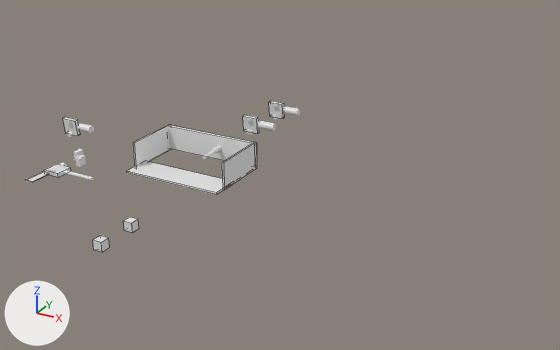
Renders of the Blender file Nozzle.blend from each side of a commit.
The view is the same before and after, from a 50 mm lens placed at (88.6, -130.1, 68.4), pointed at (15.6, 2.6, 2.1). Lighting does not change. The marker at lower left points along +X, +Y and +Z. Mesh edges are drawn as thin lines on the coarser meshes.
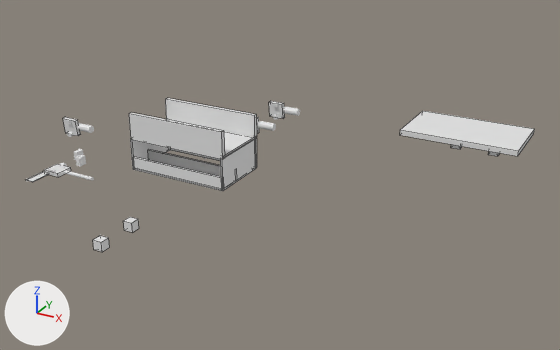
Commit message: Completed nozzle part 1

Where the newer file only moved an object's origin or applied its transform, the numbers keep the older frame.

Patch to the scene script:
```diff
--- a/Nozzle.blend.py
+++ b/Nozzle.blend.py
@@ mat_material_014 @@
+mat_material_014 = principled_material('Material.014')
+mat_material_014.base_color = (0.8, 0.8, 0.8)  # white #e7e7e7
+mat_material_014.roughness = 0.4
@@ mat_material_012 @@
+mat_material_012 = principled_material('Material.012')
+mat_material_012.base_color = (0.8, 0.8, 0.8)  # white #e7e7e7
+mat_material_012.roughness = 0.4
@@ mat_material_010 @@
+mat_material_010 = principled_material('Material.010')
+mat_material_010.base_color = (0.8, 0.8, 0.8)  # white #e7e7e7
+mat_material_010.roughness = 0.4
@@ mat_material_004 @@
+mat_material_004 = principled_material('Material.004')
+mat_material_004.base_color = (0.8, 0.8, 0.8)  # white #e7e7e7
+mat_material_004.roughness = 0.4
@@ me_cube @@
 me_cube.from_pydata(...)  # 8 vertices, 6 faces; spans x -1.0..1.0, y -1.0..1.0, z -1.0..1.0
 # used by ob_cube; location = (-6.1, -3.9, -0.4); scale = (11.9, 3.41, 0.22)
+# me_cube part 1: the whole mesh is scaled about its middle by (1, 0.844, 1), then moved by (0.0, 0.54, -0.59)
 me_cube.materials.append(mat_material)
@@ me_cube_002 @@
 me_cube_002.from_pydata(...)  # 8 vertices, 6 faces; spans x -1.52..0.48, y -1.0..1.0, z -1.0..1.0
 # used by ob_cube_002; location = (-17.8, 6.0, 2.4); rotation_euler = (1.571, 0.0, 1.571), in degrees (90, 0, 90); scale = (6.81, 3.13, 0.22)
+# me_cube_002 part 2: the whole mesh is scaled about its middle by (1, 1.19, 1), then moved by (-0.08, 0.19, -0.6)
 me_cube_002.materials.append(mat_material_002)
@@ me_cube_039 @@
+me_cube_039.from_pydata(...)  # a box spanning x -1.0..1.0, y -1.0..-0.61, z -1.0..1.0
+me_cube_039.materials.append(mat_material_014)  # white #e7e7e7
@@ me_cube_034 @@
+me_cube_034.from_pydata(...)  # a box spanning x -1.0..1.0, y -1.0..-0.61, z -1.0..1.0
+me_cube_034.materials.append(mat_material_012)  # white #e7e7e7
@@ me_cube_032 @@
+me_cube_032.from_pydata(...)  # a box spanning x -1.0..1.0, y -1.0..-0.61, z -1.0..1.0
+me_cube_032.materials.append(mat_material_010)  # white #e7e7e7
@@ me_cube_025 @@
+me_cube_025.from_pydata(...)  # a box spanning x -1.0..1.0, y -1.0..-0.61, z -1.0..1.0
+me_cube_025.materials.append(mat_material_004)  # white #e7e7e7
@@ ob_cube_001 @@
 ob_cube_001 = bpy.data.objects.new('Cube.001', me_cube_001)
-ob_cube_001.location = (-6.1, 10.9, 2.6)
-ob_cube_001.scale = (12.0, 2.59, 2.82)
+ob_cube_001.location = (-6.1, 10.9, 3.0)
+ob_cube_001.scale = (12.0, 2.59, 3.57)
@@ ob_cube_033 @@
+ob_cube_033 = bpy.data.objects.new('Cube.033', me_cube_039)
+ob_cube_033.location = (-6.1, -2.2, 9.4)
+ob_cube_033.scale = (12.0, 2.59, 3.03)
@@ ob_cube_031 @@
+ob_cube_031 = bpy.data.objects.new('Cube.031', me_cube_022.copy())  # the mesh of ob_cube_022
+ob_cube_031.location = (55.3, 23.1, 9.4)
+ob_cube_031.scale = (1.0, 0.686, 2.02)
@@ ob_cube_030 @@
+ob_cube_030 = bpy.data.objects.new('Cube.030', me_cube_022.copy())  # the mesh of ob_cube_022
+ob_cube_030.location = (49.2, 23.0, 11.2)
+ob_cube_030.scale = (12.3, 7.11, 0.569)
@@ ob_cube_029 @@
+ob_cube_029 = bpy.data.objects.new('Cube.029', me_cube_034)
+ob_cube_029.location = (-6.1, 1.9, 0.8)
+ob_cube_029.scale = (11.8, 1.53, 1.38)
@@ ob_cube_027 @@
+ob_cube_027 = bpy.data.objects.new('Cube.027', me_cube_032)
+ob_cube_027.location = (-6.1, -3.4, 0.8)
+ob_cube_027.scale = (11.8, 1.53, 1.38)
@@ ob_cube_028 @@
+ob_cube_028 = bpy.data.objects.new('Cube.028', me_cube_022.copy())  # the mesh of ob_cube_022
+ob_cube_028.location = (-6.1, 2.6, 6.8)
+ob_cube_028.scale = (12.1, 6.71, 0.272)
@@ ob_cube_025 @@
+ob_cube_025 = bpy.data.objects.new('Cube.025', me_cube_025)
+ob_cube_025.location = (-6.0, 10.9, 9.4)
+ob_cube_025.scale = (12.0, 2.59, 2.65)
```

Where the change shows, as pixel boxes [x1, y1, x2, y2] in the pictures (560 x 350 px):
'Cube.030', added
    after: [400, 111, 534, 156]
'Cube.033', added
    after: [129, 113, 225, 159]
'Cube.025', added
    after: [165, 98, 257, 138]
'Cube.001', moved, rescaled
    before: [168, 125, 257, 167]
    after: [169, 138, 257, 168]
'Cube', mesh rescaled
    before: [126, 161, 224, 195]
    after: [134, 168, 221, 191]
'Cube.027', added
    after: [133, 157, 221, 189]
'Cube.002', mesh rescaled
    before: [133, 125, 172, 167]
    after: [130, 138, 170, 170]
'Cube.029', added
    after: [148, 149, 221, 177]
'Cube.028', added
    after: [224, 131, 256, 158]
'Cube.031', added
    after: [488, 151, 500, 156]
